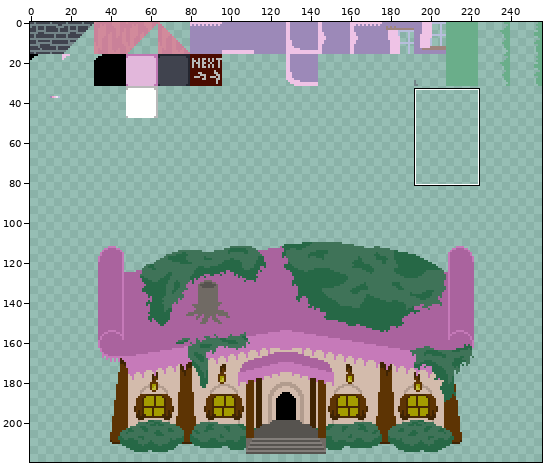
Edited in one commit: sprite sheet (assets/tiles/tilebg.png). The first picture is a wide view before the edit; the outline marks the close-up.
Close-up. The starting point:
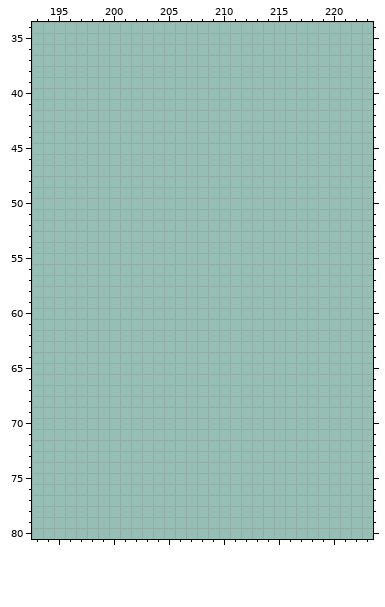
The file is 256x256 pixels. Colours within 5 levels of each other are drawn and written as one. Shown: x 193..223, y 34..80. The wide view leaves out empty margins. The commit also changed other parts of the picture, which this record leaves out.
Palette (. is transparent): 
And afterwards:
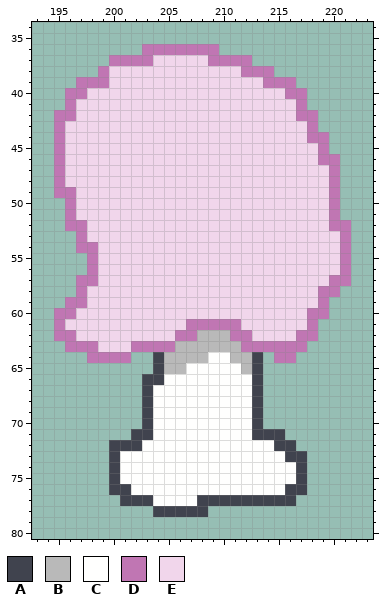
Colours new in this view: A #40434e  B #b9b9b9  C #fffffe  D #c076b3  E #f1d6eb
Changes in this commit:
Changed rows in their new state; - is an unchanged pixel.
first column x 195:
36 --------DDDDDDD------------
37 -----DDDDEEEEEDDDD---------
38 ----DEEEEEEEEEEEEDDD-------
39 --DDDEEEEEEEEEEEEEEDDD-----
40 -DDEEEEEEEEEEEEEEEEEEDD----
41 -DEEEEEEEEEEEEEEEEEEEED----
42 DDEEEEEEEEEEEEEEEEEEEEDD---
43 DEEEEEEEEEEEEEEEEEEEEEED---
44 DEEEEEEEEEEEEEEEEEEEEEEDD--
45 DEEEEEEEEEEEEEEEEEEEEEEED--
46 DEEEEEEEEEEEEEEEEEEEEEEEDD-
47 DEEEEEEEEEEEEEEEEEEEEEEEED-
48 DEEEEEEEEEEEEEEEEEEEEEEEED-
49 DDEEEEEEEEEEEEEEEEEEEEEEED-
50 -DEEEEEEEEEEEEEEEEEEEEEEED-
51 -DEEEEEEEEEEEEEEEEEEEEEEED-
52 -DDEEEEEEEEEEEEEEEEEEEEEEDD
53 --DEEEEEEEEEEEEEEEEEEEEEEED
54 --DDEEEEEEEEEEEEEEEEEEEEEED
55 ---DEEEEEEEEEEEEEEEEEEEEEED
56 ---DEEEEEEEEEEEEEEEEEEEEEED
57 --DDEEEEEEEEEEEEEEEEEEEEEDD
58 --DEEEEEEEEEEEEEEEEEEEEEDD-
59 -DDEEEEEEEEEEEEEEEEEEEEED--
60 DDEEEEEEEEEEEEEEEEEEEEEDD--
61 DEEEEEEEEEEEDDDDDEEEEEED---
62 DDEEEEEEEEEDDBBBDDEEEEDD---
63 -DDDEEEDDDDBBBBBBDDDDDD----
64 ---DDDD--ABBBBCCBBA-DD-----
65 ---------ABBCCCCCBA--------
66 --------AACCCCCCCCA--------
67 --------ACCCCCCCCCA--------
68 --------ACCCCCCCCCA--------
69 --------ACCCCCCCCCA--------
70 --------ACCCCCCCCCA--------
71 -------AACCCCCCCCCAAA------
72 -----AAACCCCCCCCCCCCAA-----
73 -----ACCCCCCCCCCCCCCCAA----
74 -----ACCCCCCCCCCCCCCCCA----
75 -----ACCCCCCCCCCCCCCCCA----
76 -----AACCCCCCCCCCCCCCAA----
77 ------AAACCCCAAAAAAAAA-----
78 ---------AAAAA-------------
Changed places in both close-ups, as pixel boxes (x1, y1, x2, y2):
added: (54, 44, 351, 517)
